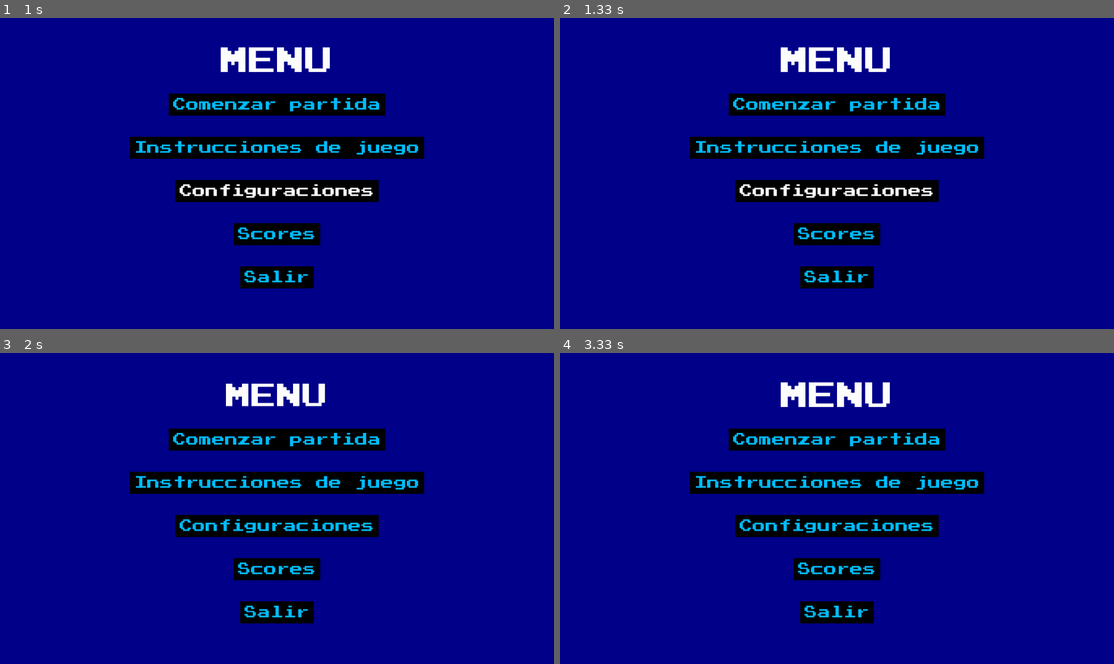
Above: before the commit, frames 1-4 (two rows, left to right).
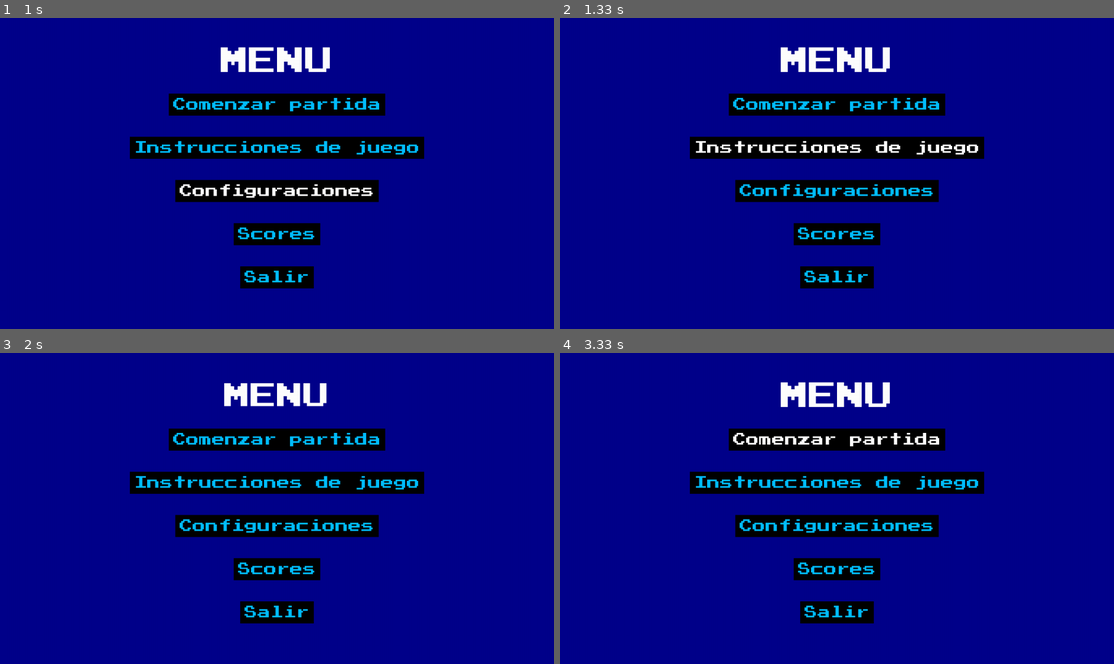
Above: after the commit, the same moments.

Repository: BrianValente/uade-batalla-naval
Game: pygame game, started from uade_battleship/main.py
The game is run twice, just before and just after one commit, with the same random seed, the same clock (stepped at 60 frames per second) and the same inputs.
Inputs (mouse positions are in pixels of both pictures, inside the frame that each line leads up to):
- Up to frame 1 (1 s): press the mouse at (277, 192) at 0.37 s; move the mouse to (337, 179) at 0.47 s; release the mouse at (404, 167) at 0.6 s; click "Configuraciones" at 0.72 s
- Up to frame 2 (1.33 s): hold Space from 1 s (still down); hold W from 1 s (still down)
- Up to frame 3 (2 s): release Space at 1.47 s; release W at 1.47 s; tap Space at 1.5 s; press the mouse at (277, 552) at 1.87 s; move the mouse to (177, 536) at 1.97 s
- Up to frame 4 (3.33 s): release the mouse at (637, 524) at 2.1 s; click "Instrucciones de juego" at 2.22 s; press the mouse at (837, 552) at 2.53 s; move the mouse to (803, 508) at 2.63 s; release the mouse at (770, 464) at 2.77 s; hold Up 2.83-3.13 s; hold S from 3.17 s (still down)

Frame 1 is identical in both runs. In frame 2, 1.4% of the frame differs, in the area x 24-76%, y 39-58%; in frame 3, 0.3%; in frame 4, 0.6%.

Commit message:
menu arrows y wasd

Diff:
--- a/uade_battleship/board.py
+++ b/uade_battleship/board.py
@@ -1,10 +1,12 @@
 import pygame
 import sys
 import subprocess  # Para ejecutar main.py
+from uade_battleship.match import match
 from random import choice, randint
 from moviepy.editor import VideoFileClip
 import numpy as np
 import time
+
 
 # Configuración inicial
 ROWS = 10
@@ -174,22 +176,42 @@
 
     # Añadir el primer borde alrededor de toda la grilla
     grid_width = len(player_grid[0]) * cellsize  # Ancho total de la grilla
-    grid_height = len(player_grid) * cellsize    # Altura total de la grilla
-    top_left_x = player_grid[0][0][0]            # X de la esquina superior izquierda
-    top_left_y = player_grid[0][0][1]            # Y de la esquina superior izquierda
+    grid_height = len(player_grid) * cellsize  # Altura total de la grilla
+    top_left_x = player_grid[0][0][0]  # X de la esquina superior izquierda
+    top_left_y = player_grid[0][0][1]  # Y de la esquina superior izquierda
 
     # Dibujar el primer borde de la grilla (el más interno)
-    pygame.draw.rect(window, (0, 0, 0), (top_left_x, top_left_y, grid_width, grid_height), 1)  # 3 es el grosor del borde
+    pygame.draw.rect(
+        window, (0, 0, 0), (top_left_x, top_left_y, grid_width, grid_height), 1
+    )  # 3 es el grosor del borde
 
     # Añadir el segundo borde, más grande
     second_border_padding = 10  # Distancia entre el primer borde y el segundo
-    second_border_width = grid_width + 2 * second_border_padding  # Ancho del segundo borde
-    second_border_height = grid_height + 2 * second_border_padding  # Altura del segundo borde
-    second_top_left_x = top_left_x - second_border_padding  # Ajustar la posición X del segundo borde
-    second_top_left_y = top_left_y - second_border_padding  # Ajustar la posición Y del segundo borde
+    second_border_width = (
+        grid_width + 2 * second_border_padding
+    )  # Ancho del segundo borde
+    second_border_height = (
+        grid_height + 2 * second_border_padding
+    )  # Altura del segundo borde
+    second_top_left_x = (
+        top_left_x - second_border_padding
+    )  # Ajustar la posición X del segundo borde
+    second_top_left_y = (
+        top_left_y - second_border_padding
+    )  # Ajustar la posición Y del segundo borde
 
     # Dibujar el segundo borde (más externo)
-    pygame.draw.rect(window, (150, 0, 150), (second_top_left_x, second_top_left_y, second_border_width, second_border_height), 6)  # 3 es el grosor del segundo borde
+    pygame.draw.rect(
+        window,
+        (150, 0, 150),
+        (
+            second_top_left_x,
+            second_top_left_y,
+            second_border_width,
+            second_border_height,
+        ),
+        6,
+    )  # 3 es el grosor del segundo borde
 
     # Añadir el primer borde alrededor de toda la grilla
     grid_width = len(player_grid[0]) * cellsize  # Ancho total de la grilla
--- a/uade_battleship/main.py
+++ b/uade_battleship/main.py
@@ -4,6 +4,7 @@
 from uade_battleship.board import board
 from .main_menu import main_menu
 from .portada import portada
+from uade_battleship.match import match
 
 pygame.init()
 SCREEN = pygame.display.set_mode((1280, 720))
--- a/uade_battleship/main_menu.py
+++ b/uade_battleship/main_menu.py
@@ -3,6 +3,7 @@
 import math  # Para la animación
 
 from uade_battleship.board import board
+from uade_battleship.match import match
 
 # Colores
 DARK_BLUE = (0, 0, 139)  # Azul oscuro para el fondo de la pantalla
@@ -61,6 +62,52 @@
 def main_menu():
     clock = pygame.time.Clock()
     animation_time = 0  # Variable para controlar el tiempo de animación
+    selected_option = 0  # Índice de la opción seleccionada
+    mouse_used = False  # Bandera para detectar si el mouse fue usado
+
+    # Definimos la lista de botones
+    buttons = [
+        Button(
+            image=None,
+            pos=(640, 200),
+            text_input="Comenzar partida",
+            font=get_font(30),
+            base_color=LIGHT_BLUE,
+            hovering_color=WHITE,
+        ),
+        Button(
+            image=None,
+            pos=(640, 300),
+            text_input="Instrucciones de juego",
+            font=get_font(30),
+            base_color=LIGHT_BLUE,
+            hovering_color=WHITE,
+        ),
+        Button(
+            image=None,
+            pos=(640, 400),
+            text_input="Configuraciones",
+            font=get_font(30),
+            base_color=LIGHT_BLUE,
+            hovering_color=WHITE,
+        ),
+        Button(
+            image=None,
+            pos=(640, 500),
+            text_input="Scores",
+            font=get_font(30),
+            base_color=LIGHT_BLUE,
+            hovering_color=WHITE,
+        ),
+        Button(
+            image=None,
+            pos=(640, 600),
+            text_input="Salir",
+            font=get_font(30),
+            base_color=LIGHT_BLUE,
+            hovering_color=WHITE,
+        ),
+    ]
 
     while True:
         screen = pygame.display.get_surface()
@@ -75,77 +122,63 @@
         scale_factor = 1 + 0.1 * math.sin(
             animation_time
         )  # El factor de escala oscila entre 1 y 1.1
-
-        # Cambiamos el tamaño del texto "MENU" según el factor de escala
         animated_font_size = int(60 * scale_factor)  # Ajustamos el tamaño de la fuente
         MENU_TEXT = get_font(animated_font_size).render("MENU", True, WHITE)
         MENU_RECT = MENU_TEXT.get_rect(center=(640, 100))
-
-        PLAY_BUTTON = Button(
-            image=None,
-            pos=(640, 200),
-            text_input="Comenzar partida",
-            font=get_font(30),
-            base_color=LIGHT_BLUE,
-            hovering_color=WHITE,
-        )
-        OPTIONS_BUTTON = Button(
-            image=None,
-            pos=(640, 300),
-            text_input="Instrucciones de juego",
-            font=get_font(30),
-            base_color=LIGHT_BLUE,
-            hovering_color=WHITE,
-        )
-        CREDITS_BUTTON = Button(
-            image=None,
-            pos=(640, 400),
-            text_input="Configuraciones",
-            font=get_font(30),
-            base_color=LIGHT_BLUE,
-            hovering_color=WHITE,
-        )
-        HELP_BUTTON = Button(
-            image=None,
-            pos=(640, 500),
-            text_input="Scores",
-            font=get_font(30),
-            base_color=LIGHT_BLUE,
-            hovering_color=WHITE,
-        )
-        QUIT_BUTTON = Button(
-            image=None,
-            pos=(640, 600),
-            text_input="Salir",
-            font=get_font(30),
-            base_color=LIGHT_BLUE,
-            hovering_color=WHITE,
-        )
-
         screen.blit(MENU_TEXT, MENU_RECT)
 
-        for button in [
-            PLAY_BUTTON,
-            OPTIONS_BUTTON,
-            CREDITS_BUTTON,
-            HELP_BUTTON,
-            QUIT_BUTTON,
-        ]:
+        # Actualizar colores y posición de botones
+        for i, button in enumerate(buttons):
             button.changeColor(MENU_MOUSE_POS)
             button.update(screen)
 
+        # Mover entre opciones con teclas y mouse
         for event in pygame.event.get():
             if event.type == pygame.QUIT:
                 pygame.quit()
                 sys.exit()
+            if event.type == pygame.KEYDOWN:
+                if event.key in [pygame.K_DOWN, pygame.K_s]:
+                    selected_option = (selected_option + 1) % len(buttons)
+                    mouse_used = False  # Reseteamos el uso del mouse
+                if event.key in [pygame.K_UP, pygame.K_w]:
+                    selected_option = (selected_option - 1) % len(buttons)
+                    mouse_used = False  # Reseteamos el uso del mouse
+                if event.key == pygame.K_SPACE:
+                    if selected_option == 0:
+                        play()
+                    elif selected_option == 1:
+                        options()
+                    elif selected_option == 4:  # Salir
+                        pygame.quit()
+                        sys.exit()
+
+            if event.type == pygame.MOUSEMOTION:
+                mouse_used = True  # Si se mueve el mouse, lo usamos para resaltar
             if event.type == pygame.MOUSEBUTTONDOWN:
-                if PLAY_BUTTON.checkForInput(MENU_MOUSE_POS):
-                    play()
-                if OPTIONS_BUTTON.checkForInput(MENU_MOUSE_POS):
-                    options()
-                if QUIT_BUTTON.checkForInput(MENU_MOUSE_POS):
-                    pygame.quit()
-                    sys.exit()
+                for i, button in enumerate(buttons):
+                    if button.checkForInput(MENU_MOUSE_POS):
+                        selected_option = i
+                        if i == 0:
+                            play()
+                        elif i == 1:
+                            options()
+                        elif i == 4:
+                            pygame.quit()
+                            sys.exit()
+
+        # Resaltar la opción seleccionada con el teclado
+        if not mouse_used:
+            for i, button in enumerate(buttons):
+                if i == selected_option:
+                    button.text = button.font.render(
+                        button.text_input, True, button.hovering_color
+                    )
+                else:
+                    button.text = button.font.render(
+                        button.text_input, True, button.base_color
+                    )
+                button.update(screen)
 
         pygame.display.update()
         clock.tick(60)  # Mantenemos una velocidad de 60 FPS
@@ -160,7 +193,7 @@
 pygame.mixer.music.set_volume(0.5)  # Ajustar el volumen al 50%
 
 
-# button
+# Definición de la clase Button
 class Button:
     def __init__(self, image, pos, text_input, font, base_color, hovering_color):
         self.image = image
